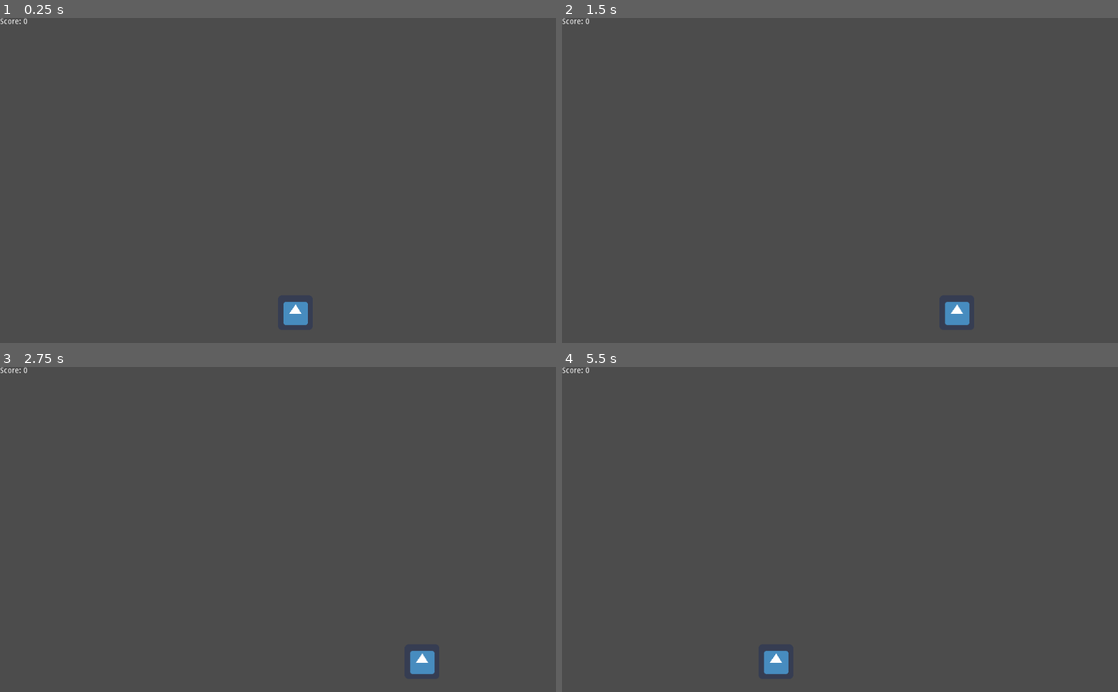
Above: before the commit, frames 1-4 (two rows, left to right).
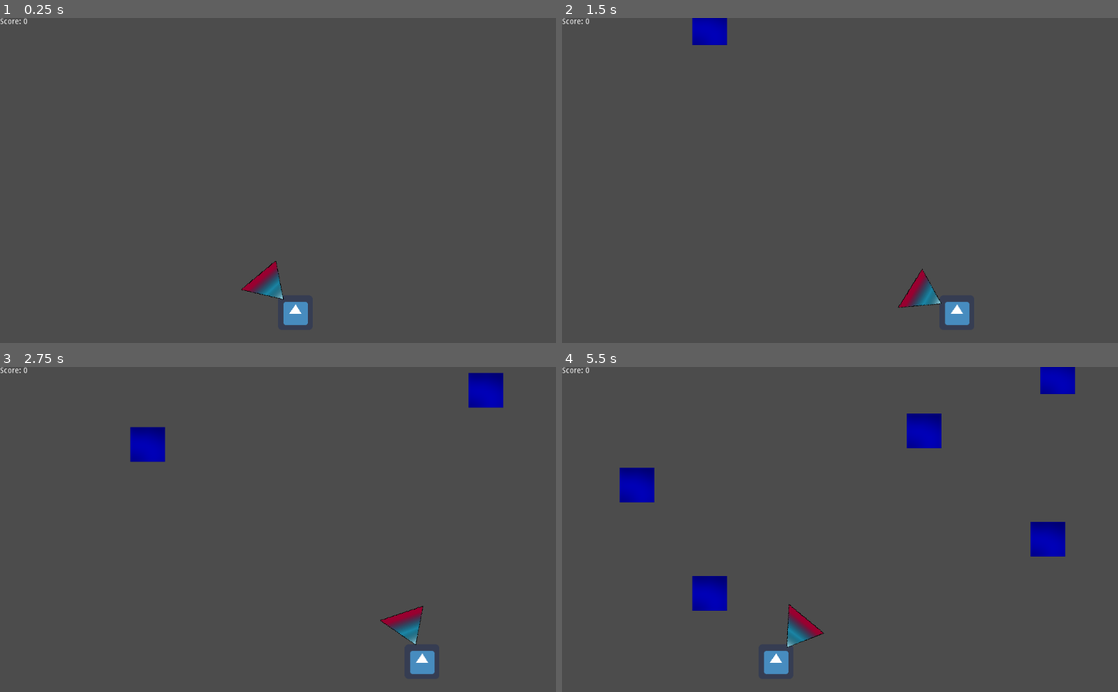
Above: after the commit, the same moments.

Repository: Koumarin/vacuum
Game: Godot game, scene res://scn/main.tscn
Two runs of this game, one before a commit and one after it. Both use one fixed random seed, a clock stepped at 60 frames per second and the inputs below. The engine's default icon, where the game draws it, is replaced by a stand-in: a white triangle on a blue panel in a dark square.
Inputs (mouse positions are in pixels of both pictures, inside the frame that each line leads up to):
- Up to frame 1 (0.25 s): no input
- Up to frame 2 (1.5 s): tap Enter at 0.5 s; move the mouse to (962, 164) at 0.52 s; press the mouse at (962, 164) at 0.53 s; hold D (move-right) 0.53-1.28 s; move the mouse to (728, 196) at 1.27 s; release the mouse at (728, 196) at 1.28 s; hold A (move-left) from 1.28 s (still down); click (728, 196) at 1.35 s
- Up to frame 3 (2.75 s): move the mouse to (333, 458) at 2.02 s; release A (move-left) at 2.03 s; press the mouse at (333, 458) at 2.03 s; hold D (move-right) from 2.03 s (still down)
- Up to frame 4 (5.5 s): move the mouse to (812, 594) at 2.77 s; release the mouse at (812, 594) at 2.78 s; click (812, 594) at 2.85 s; move the mouse to (1006, 578) at 3.52 s; release D (move-right) at 3.53 s; press the mouse at (1006, 578) at 3.53 s; hold A (move-left) from 3.53 s (still down); move the mouse to (673, 480) at 4.27 s; release the mouse at (673, 480) at 4.28 s; click (673, 480) at 4.35 s; move the mouse to (867, 529) at 5.02 s; press the mouse at (867, 529) at 5.03 s

The runs differ from the first frame. In frame 1, 0.4% of the frame differs, in the area x 43-52%, y 74-87%; in frame 2, 1.0%; in frame 3, 1.8%; in frame 4, 3.6%, in the area x 10-93%, y 0-87%.

Commit message:
add different scores and bomb

Diff:
--- a/project.godot
+++ b/project.godot
@@ -18,6 +18,13 @@
 
 common/drop_mouse_on_gui_input_disabled=true
 
+[importer_defaults]
+
+texture={
+"detect_3d": false,
+"flags/filter": false
+}
+
 [input]
 
 move-right={
@@ -28,6 +35,11 @@
 move-left={
 "deadzone": 0.5,
 "events": [ Object(InputEventKey,"resource_local_to_scene":false,"resource_name":"","device":0,"alt":false,"shift":false,"control":false,"meta":false,"command":false,"pressed":false,"scancode":0,"physical_scancode":65,"unicode":0,"echo":false,"script":null)
+ ]
+}
+activate={
+"deadzone": 0.5,
+"events": [ Object(InputEventMouseButton,"resource_local_to_scene":false,"resource_name":"","device":-1,"alt":false,"shift":false,"control":false,"meta":false,"command":false,"button_mask":0,"position":Vector2( 0, 0 ),"global_position":Vector2( 0, 0 ),"factor":1.0,"button_index":1,"pressed":false,"doubleclick":false,"script":null)
  ]
 }
 
--- a/scn/item.tscn
+++ b/scn/item.tscn
@@ -1,20 +1,56 @@
-[gd_scene load_steps=3 format=2]
+[gd_scene load_steps=5 format=2]
 
 [sub_resource type="GDScript" id=2]
-script/source = "extends RigidBody2D
+script/source = "extends KinematicBody2D
+
+var score := 0
 
 onready var collider := $CollisionShape2D
+onready var sprite   := $Sprite
+
+func _ready() -> void:
+	var r := randi() % 100
+
+	if r < 10:
+		score = -1
+	elif r < 20:
+		score = 100
+	else:
+		score = 10
+
+	match score:
+		-1:  sprite.modulate = Color(1, 0, 0)
+		10:  sprite.modulate = Color(0, 0, 1)
+		100: sprite.modulate = Color(0, 1, 0)
+
+func _physics_process(dt: float) -> void:
+	position += dt * Vector2(0, 100)
 
 func get_size() -> float:
 	return collider.shape.extents.x
+
+func is_bomb() -> bool:
+	return score < 0
 "
 
 [sub_resource type="RectangleShape2D" id=1]
 extents = Vector2( 32, 32 )
 
-[node name="Item" type="RigidBody2D"]
+[sub_resource type="OpenSimplexNoise" id=3]
+
+[sub_resource type="NoiseTexture" id=4]
+width = 32
+height = 32
+noise = SubResource( 3 )
+
+[node name="Item" type="KinematicBody2D"]
 collision_layer = 4
 script = SubResource( 2 )
 
 [node name="CollisionShape2D" type="CollisionShape2D" parent="."]
 shape = SubResource( 1 )
+
+[node name="Sprite" type="Sprite" parent="."]
+position = Vector2( -9.53674e-07, 9.53674e-07 )
+scale = Vector2( 2, 2 )
+texture = SubResource( 4 )
--- a/scn/main.tscn
+++ b/scn/main.tscn
@@ -1,7 +1,8 @@
-[gd_scene load_steps=9 format=2]
+[gd_scene load_steps=11 format=2]
 
 [ext_resource path="res://icon.png" type="Texture" id=1]
 [ext_resource path="res://scn/item.tscn" type="PackedScene" id=2]
+[ext_resource path="res://dat/pixil-frame-0.png" type="Texture" id=3]
 
 [sub_resource type="GDScript" id=6]
 script/source = "extends Label
@@ -19,7 +20,8 @@
 
 var _velocity  := 0.0
 
-var _score := 0
+var _health := 3
+var _score  := 0
 
 func _ready() -> void:
 	pass
@@ -33,10 +35,18 @@
 func move_velocity(dir: float, spd: float, dt: float) -> float:
 	return spd * dir * dt
 
+func hurt() -> void:
+	_health -= 1
+	if _health <= 0:
+		queue_free()
+
 func _on_Vacuum_body_entered(body: Node) -> void:
-	_score += 1
+	if body.is_bomb():
+		hurt()
+	else:
+		_score += body.score
+		emit_signal('score_update', _score)
 	body.queue_free()
-	emit_signal('score_update', _score)
 "
 
 [sub_resource type="RectangleShape2D" id=2]
@@ -45,12 +55,27 @@
 [sub_resource type="GDScript" id=4]
 script/source = "extends Area2D
 
+export var force: float
+
+onready var pull_area := $PullArea
+
 func _process(_dt: float) -> void:
 	look_at(get_global_mouse_position())
+
+func _unhandled_input(event: InputEvent) -> void:
+	if event.is_action_pressed('activate'):
+		monitoring           = true
+		pull_area.monitoring = true
+	elif event.is_action_released('activate'):
+		monitoring           = false
+		pull_area.monitoring = false
 "
 
 [sub_resource type="RectangleShape2D" id=3]
 extents = Vector2( 32, 32 )
+
+[sub_resource type="RectangleShape2D" id=7]
+extents = Vector2( 224, 32 )
 
 [sub_resource type="GDScript" id=5]
 script/source = "extends Node
@@ -101,11 +126,27 @@
 [node name="Vacuum" type="Area2D" parent="Player"]
 collision_layer = 0
 collision_mask = 4
+monitoring = false
 script = SubResource( 4 )
+force = 100.0
+
+[node name="Sprite" type="Sprite" parent="Player/Vacuum"]
+position = Vector2( 72, 0 )
+texture = ExtResource( 3 )
 
 [node name="CollisionShape2D" type="CollisionShape2D" parent="Player/Vacuum"]
 position = Vector2( 64, 0 )
 shape = SubResource( 3 )
+
+[node name="PullArea" type="Area2D" parent="Player/Vacuum"]
+visible = false
+collision_layer = 0
+collision_mask = 4
+monitoring = false
+
+[node name="CollisionShape2D" type="CollisionShape2D" parent="Player/Vacuum/PullArea"]
+position = Vector2( 256, 0 )
+shape = SubResource( 7 )
 
 [node name="Spawner" type="Node" parent="."]
 script = SubResource( 5 )
Binary file added: dat/pixil-frame-0.png
Not shown, added: dat/pixil-frame-0.png.import
